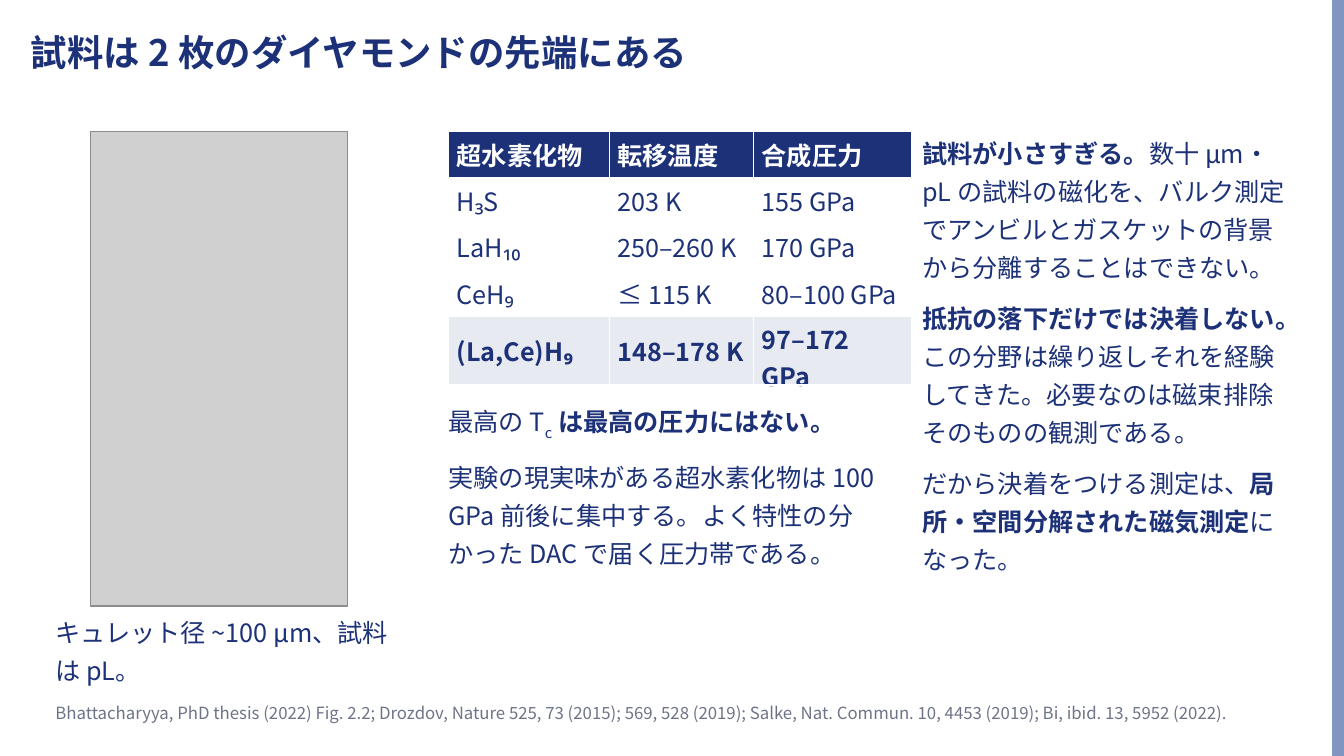
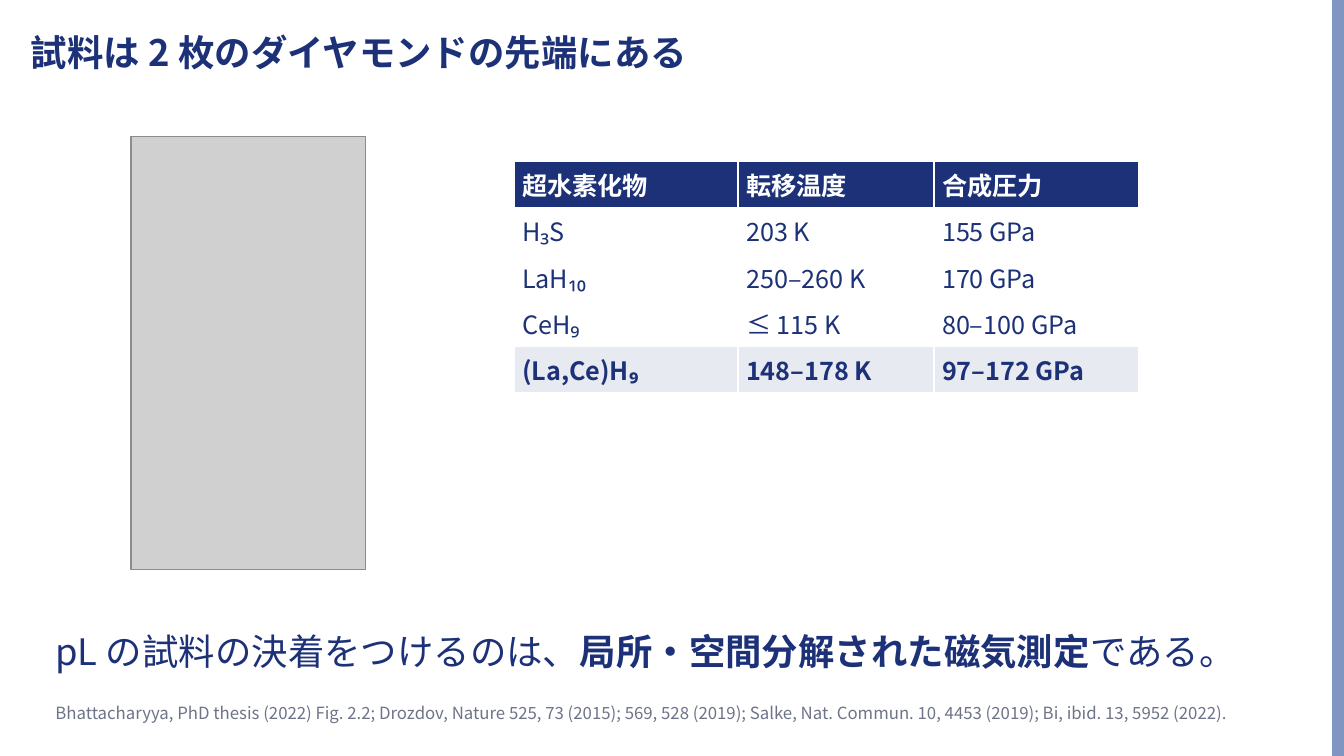
Before and after one commit to Risei412/ultra-high-pressure-ODMR, a slide deck: slide 2 of slides/odmr_473nm_talk.pptx. Drawn at 1344x756 pixels with LibreOffice and Linux fonts; fonts in the diff are those of the drawing; grey boxes stand for pictures; background and template pictures are left out. Boxes give left, top, right and bottom in pixels: in the first picture for what was removed or moved away, otherwise in the second. Text is boxed around its words. In the diff, an @@ line names an element or a change of style, - is before the commit and + after.

```diff
--- a/slides/odmr_473nm_talk.pptx
+++ b/slides/odmr_473nm_talk.pptx
@@ picture: place and size @@
-picture at <box>91,131,348,606</box>
+picture at <box>131,136,366,570</box>
@@ text removed at <box>922,141,1300,571</box> @@
-試料が小さすぎる。数十 µm・pL の試料の磁化を、バルク測定でアンビルとガスケットの背景から分離することはできない。
-抵抗の落下だけでは決着しない。この分野は繰り返しそれを経験してきた。必要なのは磁束排除そのものの観測である。
-だから決着をつける測定は、局所・空間分解された磁気測定になった。
@@ table: place and size @@
-table at <box>449,131,912,391</box>
+table at <box>514,161,1138,393</box>
@@ text removed at <box>449,409,874,565</box> @@
-最高の Tc は最高の圧力にはない。
-実験の現実味がある超水素化物は 100 GPa 前後に集中する。よく特性の分かった DAC で届く圧力帯である。
@@ text removed at <box>55,621,388,686</box> @@
-キュレット径 ~100 µm、試料は pL。
@@ text added at <box>55,634,1236,674</box>, 26 pt, text #1C3177 @@
+pL の試料の決着をつけるのは、局所・空間分解された磁気測定である。
```
Also in this commit, not shown: 7 other slides changed, 8 other files.
